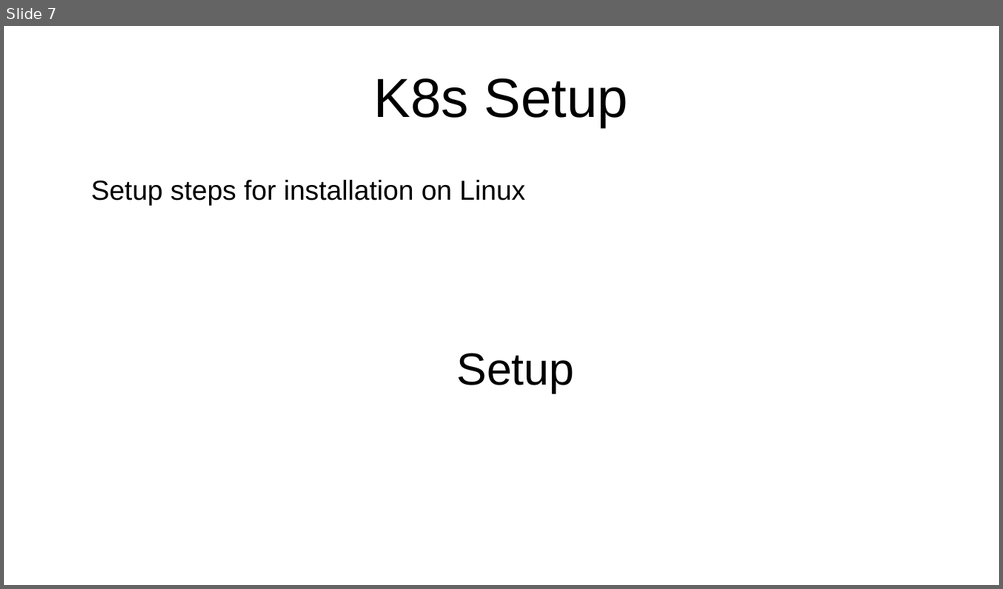
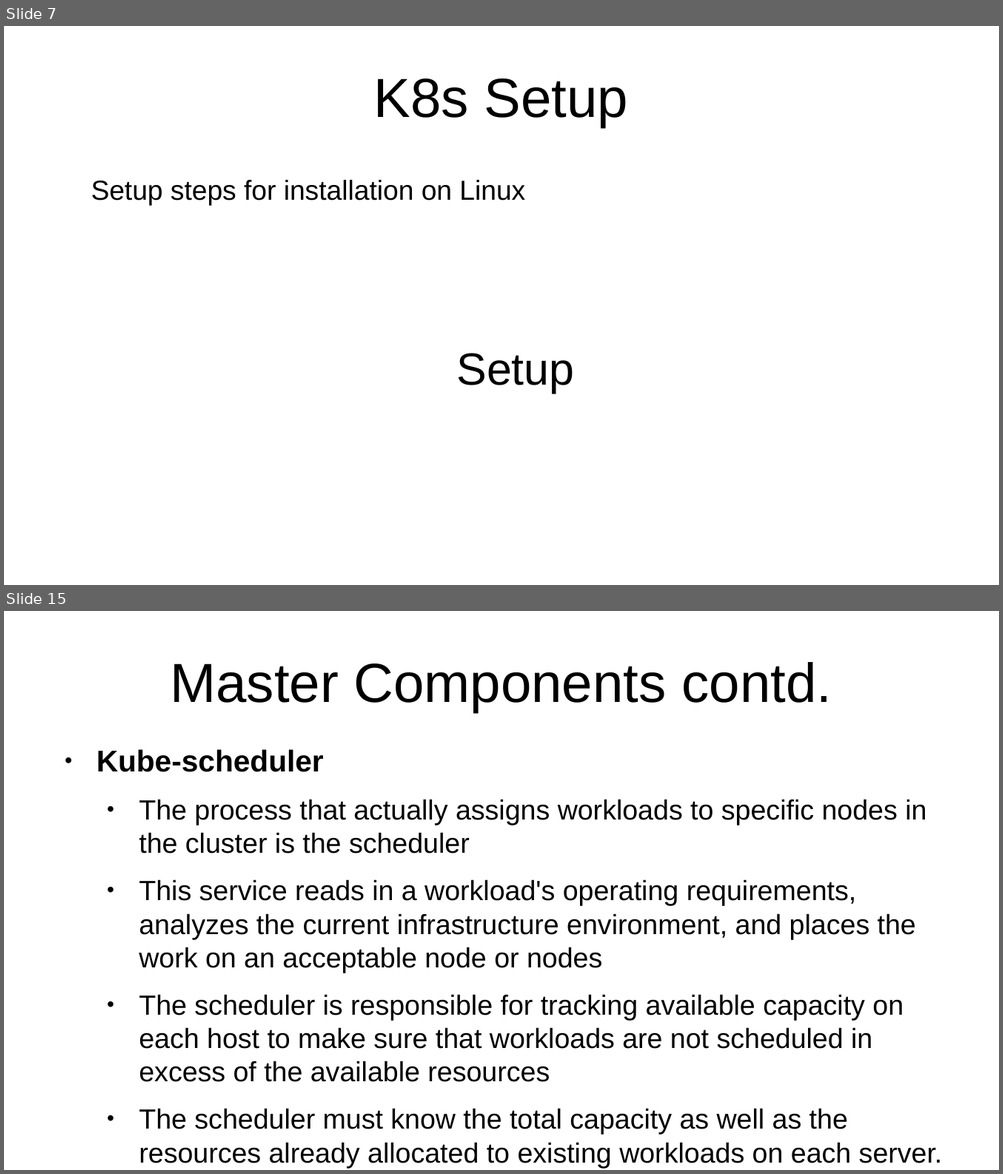
Before and after one commit to ksmane15/docs-k8s, a slide deck: k8s.odp. Shown one above the other, each under a label of ours: slide 7 before the commit, slides 7 and 15 after it; the slides between them are not shown. The pictures are 1003x589 and 1003x1174 pixels, drawn with LibreOffice and Linux fonts; fonts in the diff are those of the drawing. Boxes give left, top, right and bottom in pixels: in the first picture for what was removed or moved away, otherwise in the second. Text is boxed around its words. In the diff, an @@ line names an element or a change of style, - is before the commit and + after.

```diff
--- a/k8s.odp
+++ b/k8s.odp
@@ slide 15 added at (x1=4, y1=611, x2=999, y2=1170), background #FFFFFF @@
@@ title added at (x1=170, y1=662, x2=831, y2=712), 44 pt, text #000000 @@
+Master Components contd.
@@ text added at (x1=96, y1=749, x2=926, y2=1164), 22.2 pt, text #000000 @@
+● Kube-scheduler
+  • The process that actually assigns workloads to specific nodes in the cluster is the scheduler
+  • This service reads in a workload's operating requirements, analyzes the current infrastructure environment, and places the work on an acceptable node or nodes
+  • The scheduler is responsible for tracking available capacity on each host to make sure that workloads are not scheduled in excess of the available resources
+  • The scheduler must know the total capacity as well as the resources already allocated to existing workloads on each server.
```
Also in this commit, not shown: 14 other slides added, 1 slide removed.
